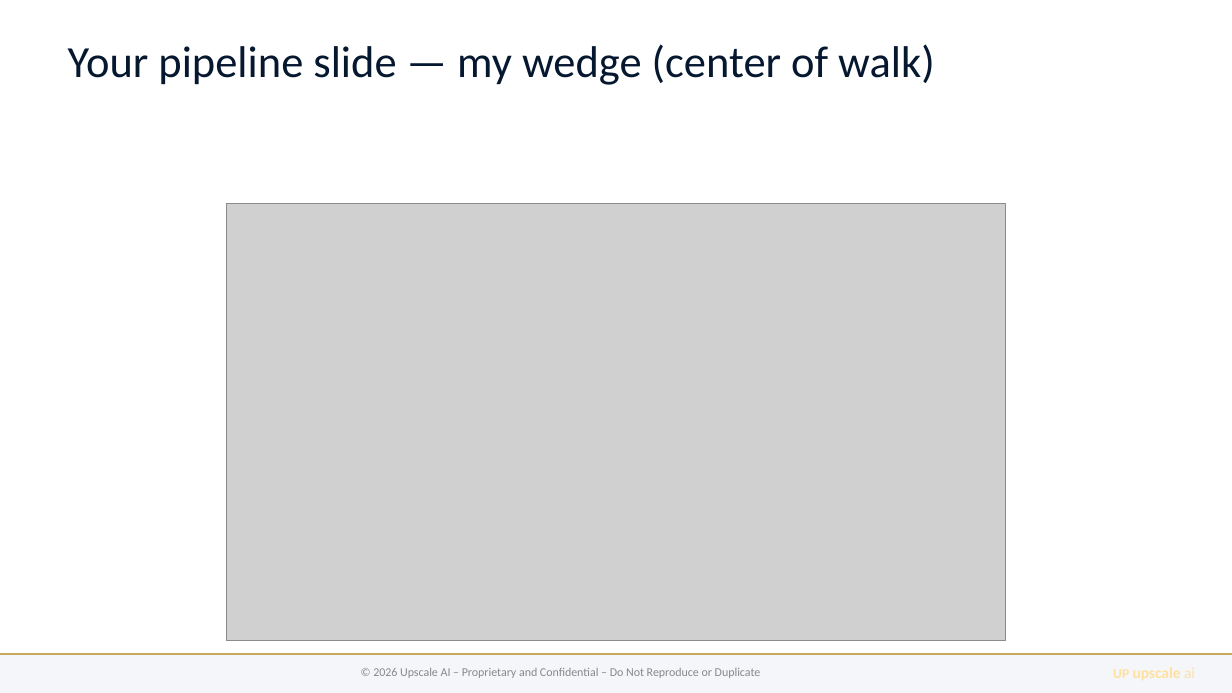
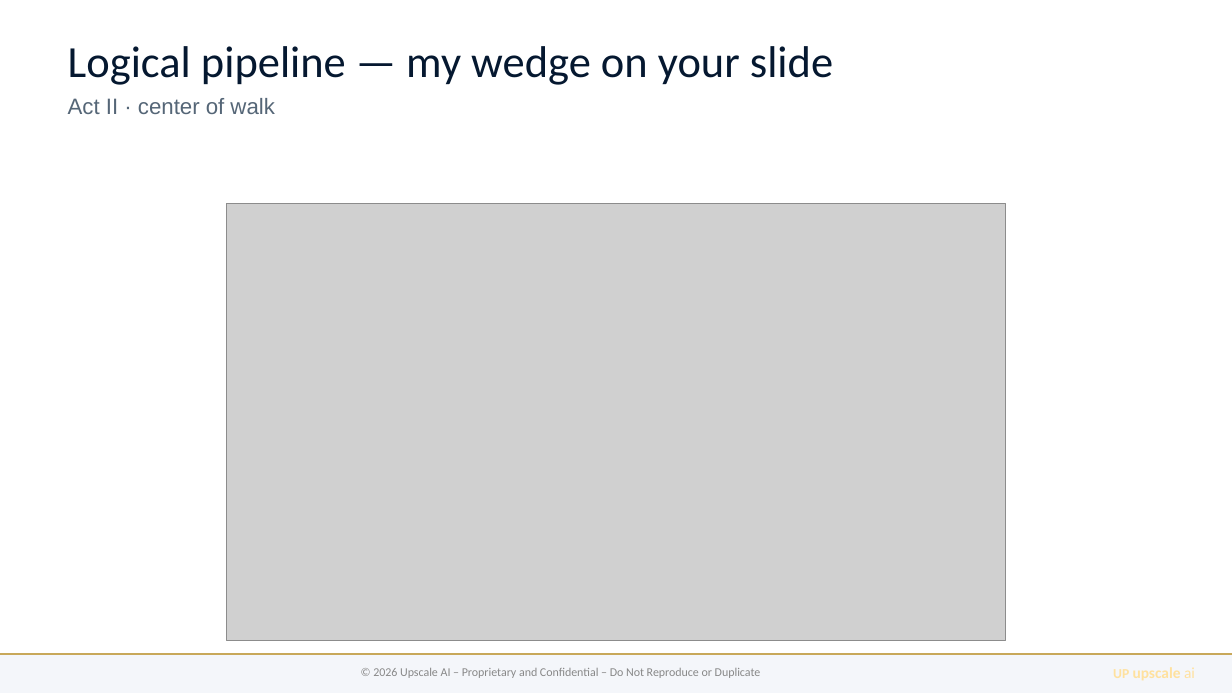
Before and after one commit to upscale-ai-network/agent-template, a slide deck: slide 4 of dt122/bugatti-qos-ccc.pptx (slide 7 before the commit). Drawn at 1232x693 pixels with LibreOffice and Linux fonts; fonts in the diff are those of the drawing; grey boxes stand for pictures. Boxes give left, top, right and bottom in pixels: in the first picture for what was removed or moved away, otherwise in the second. Text is boxed around its words. In the diff, an @@ line names an element or a change of style, - is before the commit and + after.

```diff
--- a/dt122/bugatti-qos-ccc.pptx
+++ b/dt122/bugatti-qos-ccc.pptx
@@ text at (x1=68, y1=46, x2=833, y2=114): text changed @@
-Your pipeline slide — my wedge (center of walk)
+Logical pipeline — my wedge on your slide
+Act II · center of walk
```
Also in this commit, not shown: 7 other slides changed, 3 slides removed, 26 other files.
